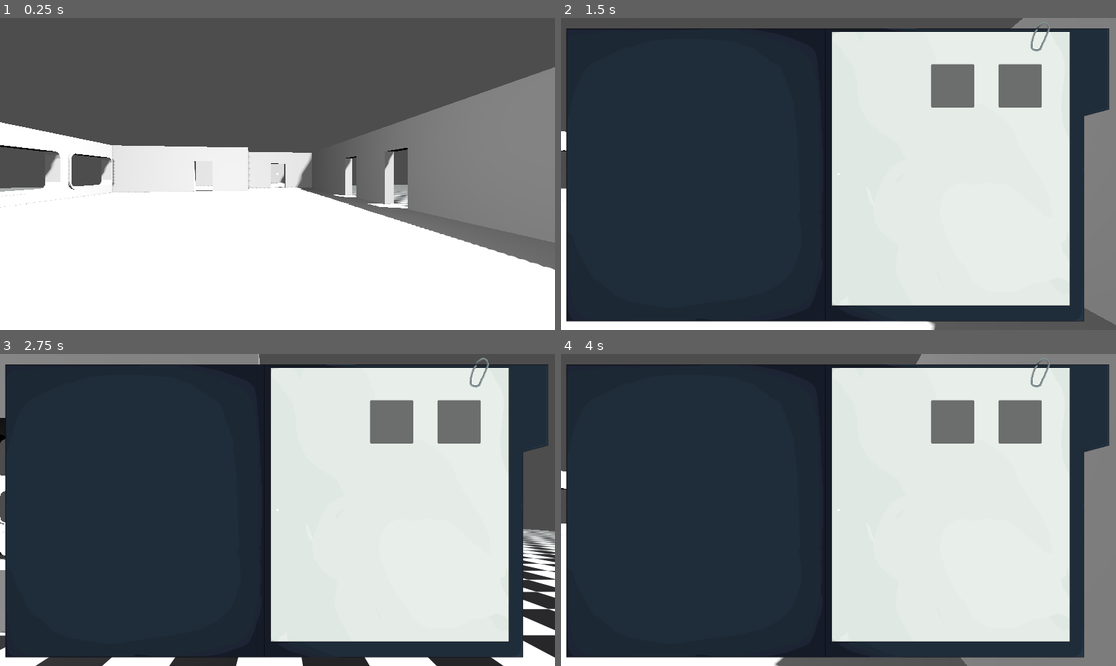
Above: before the commit, frames 1-4 (two rows, left to right).
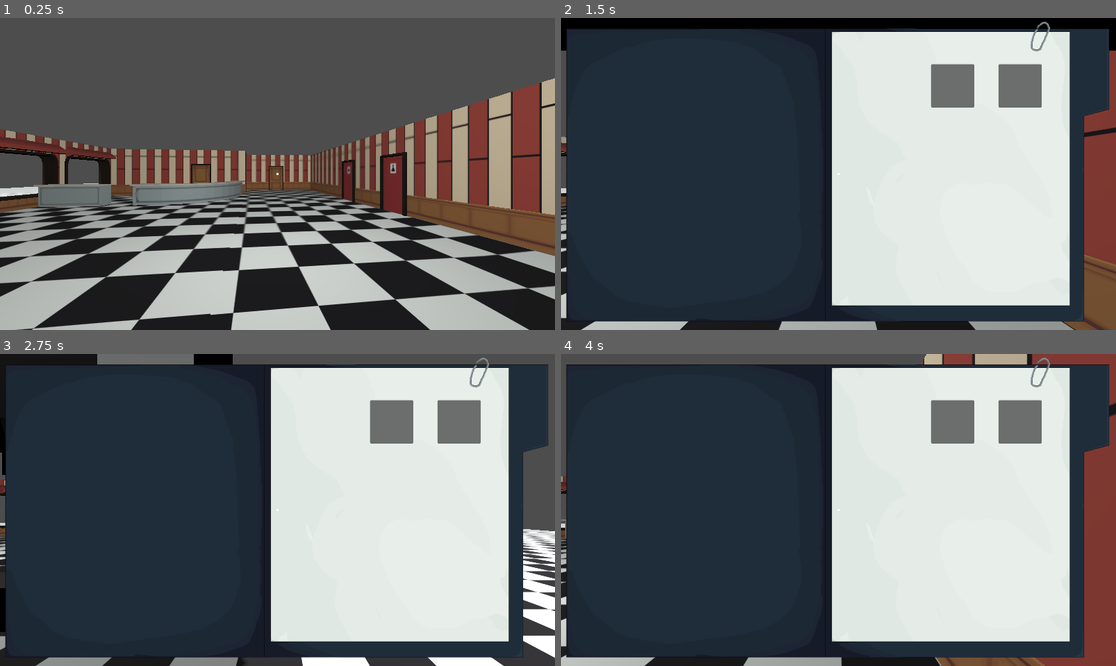
Above: after the commit, the same moments.

Repository: AqueleTaldoGabo/FelpoJam-Semtideiz
Game: Godot game, scene res://Source/Scenes/Levels/Cafeteria.tscn
Same seed, same stepped clock (60 frames per second), same inputs: the game is played once before the commit and once after it. This scene is started directly instead of the project's main scene. Sound files missing from this copy of the repository are replaced by a short silence.
Inputs (mouse positions are in pixels of both pictures, inside the frame that each line leads up to):
- Up to frame 1 (0.25 s): no input
- Up to frame 2 (1.5 s): move the mouse to (960, 158) at 0.52 s; hold D (anda_direita) 0.53-1.28 s; hold Space (abrir_pagina) 0.53-1.28 s; move the mouse to (727, 189) at 1.27 s; hold S (anda_tras) from 1.28 s (still down); click (727, 189) at 1.35 s
- Up to frame 3 (2.75 s): move the mouse to (333, 441) at 2.02 s; release S (anda_tras) at 2.03 s; hold D (anda_direita) from 2.03 s (still down); hold Space (abrir_pagina) from 2.03 s (still down)
- Up to frame 4 (4 s): move the mouse to (810, 572) at 2.77 s; release D (anda_direita) at 2.78 s; release Space (abrir_pagina) at 2.78 s; hold W (anda_frente) 2.78-3.53 s; click (810, 572) at 2.85 s; move the mouse to (1005, 556) at 3.52 s; hold A (anda_esquerda) from 3.53 s (still down); hold Space (abrir_pagina) from 3.53 s (still down)

The runs differ from the first frame. In frame 1, 63% of the frame differs, in the area x 0-100%, y 15-100%; in frame 2, 11%; in frame 3, 7.5%; in frame 4, 8.7%.

Commit message:
cafeteria1.1
🤠

Diff:
--- a/Source/Scenes/Levels/Cafeteria.tscn
+++ b/Source/Scenes/Levels/Cafeteria.tscn
@@ -3,8 +3,8 @@
 [ext_resource type="Script" uid="uid://dlrji6mwjabty" path="res://Source/Scenes/Levels/cafeteria.gd" id="1_bn0h7"]
 [ext_resource type="PackedScene" uid="uid://b78keg0ignt8j" path="res://Source/Player/player.tscn" id="1_n7cls"]
 [ext_resource type="Texture2D" uid="uid://s083hlepuqee" path="res://Source/Assets/Sprites/xadres.png" id="2_n7cls"]
-[ext_resource type="PackedScene" uid="uid://do0pirwq7qcc8" path="res://Source/Assets/Modelos/Cafeteria/TesteComJanelasNovas2.fbx" id="4_2elm2"]
 [ext_resource type="PackedScene" uid="uid://draij6dpugcym" path="res://Source/Scenes/Objects/Porta.tscn" id="5_qgrc7"]
+[ext_resource type="PackedScene" uid="uid://bewh40gkrv1gd" path="res://Source/Assets/Modelos/Cafeteria/ProjetoProntoFINALMENTE.fbx" id="6_bn0h7"]
 [ext_resource type="PackedScene" uid="uid://cgfko6kr2mhuc" path="res://Source/Scenes/Objects/Vinyl.tscn" id="6_eqx27"]
 
 [sub_resource type="BoxShape3D" id="BoxShape3D_2elm2"]
@@ -21,7 +21,8 @@
 script = ExtResource("1_bn0h7")
 
 [node name="DirectionalLight3D" type="DirectionalLight3D" parent="." unique_id=1881450520]
-transform = Transform3D(-0.8660254, -0.43301278, 0.25, 0, 0.49999997, 0.86602545, -0.50000006, 0.75, -0.43301266, 0, 0, 0)
+transform = Transform3D(0.60650635, 0.78289306, 0.1386666, -0.15087019, -0.057913646, 0.9868557, 0.78063315, -0.6194549, 0.08299023, -32.498688, 3.658956, 0)
+light_energy = 1.159
 shadow_enabled = true
 
 [node name="Player" parent="." unique_id=1240492296 instance=ExtResource("1_n7cls")]
@@ -35,7 +36,7 @@
 shape = SubResource("BoxShape3D_2elm2")
 
 [node name="MeshInstance3D" type="MeshInstance3D" parent="Chão" unique_id=1482501918]
-transform = Transform3D(1, 0, 0, 0, 1, 0, 0, 0, 1, 0.014565945, -0.029417992, -0.07714462)
+transform = Transform3D(1, 0, 0, 0, 1, 0, 0, 0, 1, -12.72061, -0.029417992, -0.07714462)
 material_overlay = SubResource("StandardMaterial3D_qgrc7")
 mesh = SubResource("BoxMesh_bn0h7")
 
@@ -45,14 +46,27 @@
 [node name="Porta2" parent="." unique_id=907805773 instance=ExtResource("5_qgrc7")]
 transform = Transform3D(-0.26999992, 0, 0.00013662875, 0, 0.27, 0, -0.00013662875, 0, -0.26999992, 0.40461934, 0.00642401, 0.924907)
 
-[node name="OmniLight3D" type="OmniLight3D" parent="Porta2" unique_id=943269242]
-transform = Transform3D(3.703704, 0, 0, 0, 3.7037036, 0, 0, 0, 3.703704, 15.019203, 10.709261, -0.007600546)
-omni_range = 4096.0
-omni_attenuation = 0.63
-
-[node name="TesteComJanelasNovas2" parent="." unique_id=1739106845 instance=ExtResource("4_2elm2")]
-transform = Transform3D(1, 0, 0, 0, 1, 0, 0, 0, 1, -16.117489, -0.41721177, -0.53290033)
-
 [node name="Vinyl" parent="." unique_id=1120069274 instance=ExtResource("6_eqx27")]
 transform = Transform3D(1, 0, 0, 0, 1, 0, 0, 0, 1, -7.87519, 0.32128644, 7.1888504)
 visible = false
+
+[node name="ProjetoProntoFINALMENTE" parent="." unique_id=936021647 instance=ExtResource("6_bn0h7")]
+transform = Transform3D(1, 0, 0, 0, 1, 0, 0, 0, 1, -16.142504, -0.67715645, -0.342224)
+
+[node name="OmniLight3D" type="OmniLight3D" parent="." unique_id=1710473499]
+transform = Transform3D(1, 0, 0, 0, 1, 0, 0, 0, 1, -3.247624, 3.7475555, -0.42536736)
+omni_range = 4096.0
+omni_attenuation = 0.259
+
+[node name="OmniLight3D3" type="OmniLight3D" parent="." unique_id=672180429]
+transform = Transform3D(1, 0, 0, 0, 1, 0, 0, 0, 1, -22.243143, 3.3303132, 7.7763577)
+light_energy = 8.129
+shadow_enabled = true
+omni_range = 5.11
+
+[node name="SpotLight3D" type="SpotLight3D" parent="." unique_id=2015504551]
+transform = Transform3D(0.13132562, 0.9548701, 0.26641455, -0.057840966, -0.26090372, 0.9636305, 0.9896505, -0.14195904, 0.02096727, -22.685064, 4.1477575, -2.663)
+light_energy = 16.0
+shadow_enabled = true
+spot_range = 8.195
+spot_angle = 52.25
Binary file added: Source/Assets/Modelos/Cafeteria/ProjetoProntoFINALMENTE.fbx
Not shown, changed: Source/Assets/Modelos/Cafeteria/ProjetoProntoFINALMENTE.fbx.import
Binary file added: Source/Assets/Modelos/Cafeteria/ProjetoProntoFINALMENTE_0.png
Not shown, added: Source/Assets/Modelos/Cafeteria/ProjetoProntoFINALMENTE_0.png.import
Binary file added: Source/Assets/Modelos/Cafeteria/ProjetoProntoFINALMENTE_1.png
Not shown, added: Source/Assets/Modelos/Cafeteria/ProjetoProntoFINALMENTE_1.png.import
Binary file added: Source/Assets/Modelos/Cafeteria/ProjetoProntoFINALMENTE_10.png
Not shown, added: Source/Assets/Modelos/Cafeteria/ProjetoProntoFINALMENTE_10.png.import
Binary file added: Source/Assets/Modelos/Cafeteria/ProjetoProntoFINALMENTE_11.png
Not shown, added: Source/Assets/Modelos/Cafeteria/ProjetoProntoFINALMENTE_11.png.import
Binary file added: Source/Assets/Modelos/Cafeteria/ProjetoProntoFINALMENTE_12.png
Not shown, added: Source/Assets/Modelos/Cafeteria/ProjetoProntoFINALMENTE_12.png.import
(and 19 more such lines)
